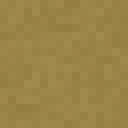
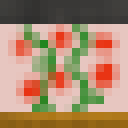
Revision of a layered (128, 128) image; what changed, layer by layer:
hid "Sand" over [0, 0, 128, 128]
added layer "Inside horizontal wall" above "Layer 8" over [0, 0, 128, 128]
added layer "Layer 8" above "Layer 7" over [0, 0, 128, 128]
